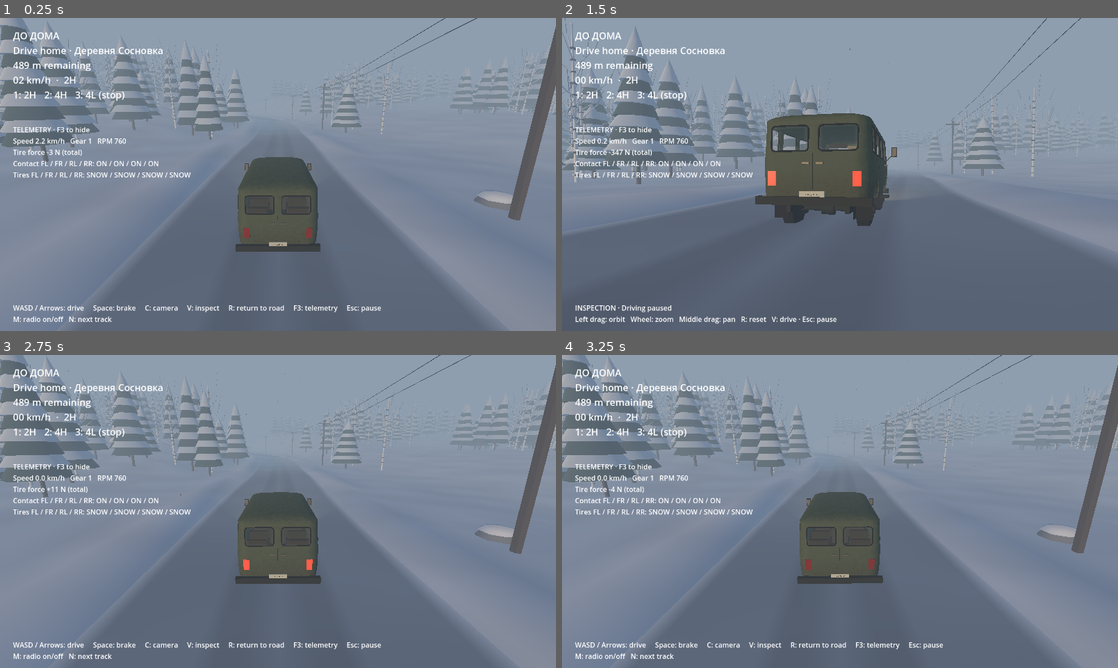
Above: before the commit, frames 1-4 (two rows, left to right).
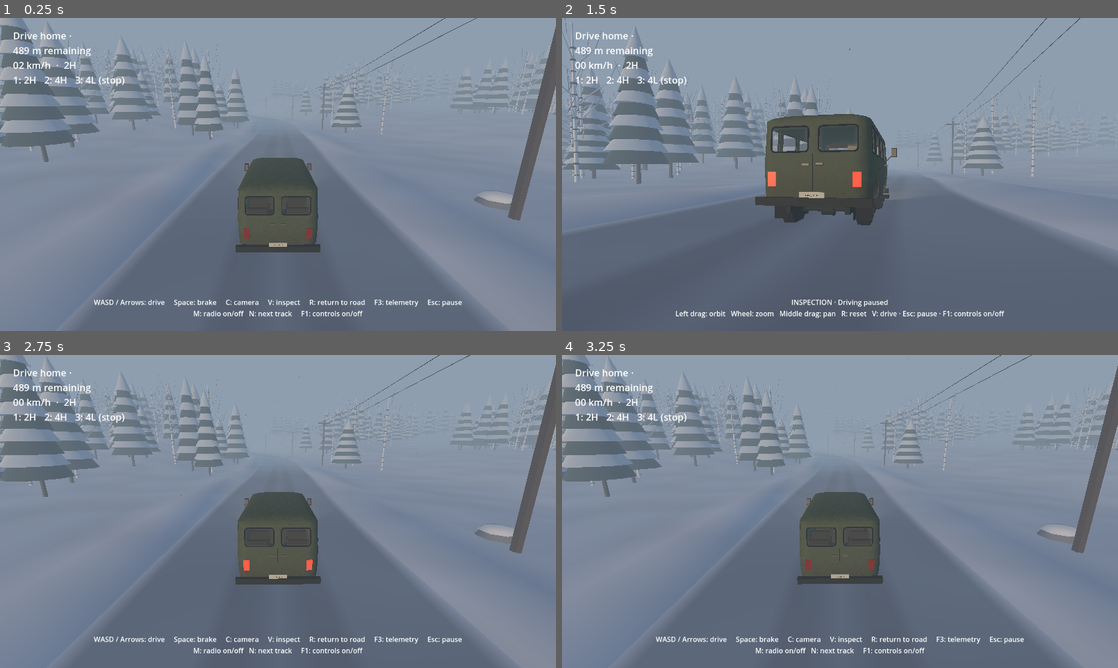
Above: after the commit, the same moments.

Repository: Faezov/uazik
Game: Godot game, scene res://scenes/main.tscn
The game is run twice, just before and just after one commit, with the same random seed, the same clock (stepped at 60 frames per second) and the same inputs. Sound files missing from this copy of the repository are replaced by a short silence.
Inputs (mouse positions are in pixels of both pictures, inside the frame that each line leads up to):
- Up to frame 1 (0.25 s): no input
- Up to frame 2 (1.5 s): tap Enter at 0.5 s; move the mouse to (962, 158) at 0.52 s; hold D 0.53-1.25 s; hold Space 0.53-1.25 s; tap V at 0.6 s; click (962, 158) at 0.67 s; drag from (728, 190) to (812, 237) at 1.27 s
- Up to frame 3 (2.75 s): tap Enter at 2 s; move the mouse to (333, 442) at 2.02 s; hold D from 2.03 s (still down); hold Space from 2.03 s (still down); tap V at 2.1 s; click (333, 442) at 2.17 s
- Up to frame 4 (3.25 s): release D at 2.75 s; release Space at 2.75 s; drag from (812, 574) to (673, 464) at 2.77 s

The runs differ from the first frame. In frame 1, 3.5% of the frame differs, in the area x 0-100%, y 0-98%; in frame 2, 4.0%, in the area x 0-94%, y 0-98%; in frame 3, 3.9%; in frame 4, 3.9%.

Commit message:
physics saved

Diff:
--- a/project.godot
+++ b/project.godot
@@ -10,7 +10,7 @@
 
 [application]
 
-config/name="До дома — The Road Home"
+config/name="The Road Home"
 run/main_scene="res://scenes/main.tscn"
 config/icon="res://icon.svg"
 config/features=PackedStringArray("4.5")
--- a/scripts/inspection_camera.gd
+++ b/scripts/inspection_camera.gd
@@ -35,7 +35,7 @@
 		safe_distance = bounds.size.length() * 0.5 + 0.25
 		reset_view()
 		make_current()
-		instructions.text = "INSPECTION · Driving paused\nLeft drag: orbit   Wheel: zoom   Middle drag: pan   R: reset   V: drive · Esc: pause"
+		instructions.text = "INSPECTION · Driving paused\nLeft drag: orbit   Wheel: zoom   Middle drag: pan   R: reset   V: drive · Esc: pause · F1: controls on/off"
 	else:
 		driving_camera.make_current()
 		instructions.text = driving_hint
@@ -52,6 +52,8 @@
 		var key: int = event.physical_keycode if event.physical_keycode else event.keycode
 		if key == KEY_V:
 			toggle()
+		elif key == KEY_F1:
+			get_parent().toggle_controls()
 		elif active:
 			if key == KEY_ESCAPE: return
 			elif key == KEY_R: reset_view()
--- a/scripts/vehicle.gd
+++ b/scripts/vehicle.gd
@@ -27,6 +27,7 @@
 var wheels: Array[VehicleWheel3D] = []
 var drive_mode := "2H"
 var wheel_visuals: Array[Node3D] = []
+var wheel_slip := PackedFloat32Array([0,0,0,0]) # Contact slip speed, m/s; F3 telemetry.
 var wheel_omega := PackedFloat64Array([0,0,0,0])
 var spin_angle := PackedFloat64Array([0,0,0,0])
 var previous_spin := PackedFloat64Array([0,0,0,0])
@@ -100,7 +101,8 @@
 	center_of_mass = Vector3(0,0.12,-0.22)
 	linear_damp_mode = RigidBody3D.DAMP_MODE_REPLACE
 	linear_damp = 0.0 # Explicit tire and aerodynamic forces below; no hidden default damping.
-	angular_damp = 0.65
+	angular_damp_mode = RigidBody3D.DAMP_MODE_REPLACE
+	angular_damp = 0.25 # Springs/dampers, rather than global drag, settle the body.
 	continuous_cd = true
 	can_sleep = false
 	rng.seed = 452
@@ -269,13 +271,12 @@
 	wheel.position = Vector3(side*0.7275,-0.22,axle)
 	wheel.wheel_radius = 0.375
 	wheel.wheel_rest_length = 0.24
-	wheel.suspension_travel = 0.18
-	wheel.suspension_stiffness = 26 # Approx. 1.6 Hz body bounce, leaf-spring tuning.
+	wheel.suspension_travel = 0.22
+	wheel.suspension_stiffness = 24 if axle<0 else 22 # Front carries more of the empty van.
 	wheel.suspension_max_force = 14000
-	wheel.damping_compression = 2.2
-	wheel.damping_relaxation = 3.0
-	wheel.wheel_roll_influence = 0.25
-	wheel.wheel_friction_slip = 0.42
+	wheel.damping_compression = 1.8
+	wheel.damping_relaxation = 2.8
+	wheel.wheel_friction_slip = 0.0 # Tire forces below; keep native suspension only.
 	wheel.use_as_traction = axle>0
 	wheel.use_as_steering = axle<0
 	add_child(wheel)
@@ -315,6 +316,7 @@
 
 func reset_wheel_motion() -> void:
 	for i in range(wheels.size()):
+		wheel_slip[i] = 0
 		wheel_omega[i] = 0
 		spin_angle[i] = 0
 		previous_spin[i] = 0
@@ -343,10 +345,12 @@
 	if change_direction and not braking:
 		gear = -1 if accelerator<0 else 1
 		shift_time = 0.3
-	throttle = move_toward(throttle,absf(accelerator) if not braking else 0.0,delta*0.85)
-	# Keep steering available when the surface cannot supply the requested cornering force.
-	var limit := minf(0.50,atan(2.3*5.0/maxf(speed*speed,1)))
-	steering = lerpf(steering,turn*limit,1-exp(-delta/(0.22+absf(speed)*0.006)))
+	var pedal := absf(accelerator) if not braking else 0.0
+	throttle = move_toward(throttle,pedal,delta*(2.5 if pedal>throttle else 5.0))
+	# Prompt pedal/rack response; mass and contact forces provide the heaviness.
+	# Leave enough steering authority to exceed grip and countersteer on snow.
+	var limit := minf(0.50,maxf(0.10,atan(2.3*8.0/maxf(speed*speed,1))))
+	steering = lerpf(steering,turn*limit,1-exp(-delta/(0.12+absf(speed)*0.003)))
 	var driven_count := 2 if drive_mode=="2H" else 4
 	var wheel_rotation := 0.0
 	var contacts := 0
@@ -391,7 +395,7 @@
 		shaft_torque -= signf(wheel_rotation)*overrun*closed_throttle*smoothstep(760,1200,coupled_rpm)*ratio*FINAL_DRIVE
 	if braking or brake_pressure>0: shaft_torque = 0
 	brake_pressure = move_toward(brake_pressure,1.0 if braking else 0.0,delta*6)
-	engine_force = -shaft_torque/(0.375*driven_count)
+	engine_force = 0
 	# Longitudinal braking is included in tire torque; native brake would apply it twice.
 	brake = 0
 	apply_central_force(-linear_velocity*linear_velocity.length()*0.5*1.225*DRAG_AREA)
@@ -402,13 +406,17 @@
 		var radius := wheel.wheel_radius
 		var normal := wheel.get_contact_normal() if wheel.is_in_contact() else global_basis.y
 		var point := wheel.get_contact_point() if wheel.is_in_contact() else wheel.global_position
-		var velocity := linear_velocity+angular_velocity.cross(point-global_position)
+		var velocity := linear_velocity+angular_velocity.cross(point-to_global(center_of_mass))
 		var forward := (-global_basis.z).rotated(global_basis.y,wheel.steering).slide(normal).normalized()
 		var rolling_speed := velocity.dot(forward)
 		var slip_speed := wheel_omega[i]*radius-rolling_speed
+		var side := forward.cross(normal)
+		var lateral_speed := velocity.dot(side)
+		wheel_slip[i] = slip_speed if wheel.is_in_contact() else 0.0
 		var cover := wheel_surfaces[i]
 		var grip := lerpf(lerpf(0.42,0.36,cover.y),0.045,cover.x)
-		grip *= lerpf(1.0,0.78,smoothstep(0.15,1.5,absf(slip_speed)))
+		var slip := Vector2(slip_speed,lateral_speed).length()/maxf(absf(rolling_speed),2.0)
+		grip *= lerpf(1.0,0.78,smoothstep(0.12,0.8,slip))
 		var load := contact_load(i)
 		var inertia := WHEEL_INERTIA
 		var torque := 0.0
@@ -418,23 +426,30 @@
 		var brake_torque := brake_pressure*mass*5.0*radius/wheels.size()
 		var brake_reaction := clampf(wheel_omega[i]*inertia/delta+torque,-brake_torque,brake_torque)
 		# Implicit rolling constraint; excess torque accelerates the tire, not the van.
-		var force := (torque-brake_reaction+(wheel_omega[i]-rolling_speed/radius)*inertia/delta)/radius
+		var share := mass*(0.275 if wheel.use_as_steering else 0.225)
+		# Include chassis acceleration in the rolling constraint, not just wheel inertia.
+		var force := (torque-brake_reaction+slip_speed*inertia/(radius*delta))/radius
+		force /= 1.0+inertia/(share*radius*radius)
 		force = clampf(force,-grip*load,grip*load)
 		wheel_omega[i] += (torque-force*radius)*delta/inertia
 		wheel_omega[i] = move_toward(wheel_omega[i],0,brake_torque*delta/inertia)
-		# Native friction weights forward impulse by 0.5. Correct its ellipse so
-		# accelerating/braking tires consume the same grip needed for cornering.
-		var utilization := absf(force)/maxf(grip*load,1.0)
-		wheel.wheel_friction_slip = grip*sqrt(1-0.75*utilization*utilization)
-		wheel.engine_force = -force
+		# Native friction can rescale drive force without updating our wheel spin.
+		# Apply both tire forces here, at the full contact lever arm for roll/pitch.
+		# A shared friction circle: drive/brake force leaves less cornering grip.
+		# Finite cornering stiffness builds slip before saturation; rear is slightly firmer.
+		var remaining := sqrt(maxf(pow(grip*load,2)-force*force,0.0))
+		var lateral := -lateral_speed*load*(5.0 if wheel.use_as_steering else 5.5)/maxf(absf(rolling_speed),2.0)
+		lateral /= sqrt(1.0+pow(lateral/maxf(remaining,1.0),2))
+		wheel.engine_force = 0
 		wheel.brake = 0
+		if wheel.is_in_contact():
+			apply_force(forward*force+side*lateral,point-global_position)
 		previous_spin[i] = spin_angle[i]
 		# Native wheel basis is mirrored; account for its handedness when adding roll.
 		spin_angle[i] -= signf(wheel.basis.determinant())*(wheel_omega[i]+wheel.get_rpm()*TAU/60)*delta
 		drive_force += force
 		if wheel.is_in_contact():
 			var resistance := lerpf(lerpf(0.035,0.30,cover.y),0.008,cover.x)*load
-			var share := mass*(0.275 if wheel.use_as_steering else 0.225)
 			# Soil compaction opposes impending motion, up to the available snow resistance.
 			var demand := velocity.slide(normal)*share/delta+forward*force+Vector3.DOWN*9.81*share
 			apply_force(-demand.slide(normal).limit_length(resistance),point-global_position)
--- a/scripts/world.gd
+++ b/scripts/world.gd
@@ -14,6 +14,8 @@
 var arrived := false
 var label: Label
 var debug_label: Label
+var instructions: Label
+var help_tween: Tween
 var mode_notice := 0.0
 var audio_settings: PanelContainer
 
@@ -80,11 +82,24 @@
 	ui.add_child(debug_label)
 	debug_label.position = Vector2(30,245)
 	debug_label.add_theme_font_size_override("font_size",16)
-	var instructions := Label.new()
+	debug_label.hide()
+	instructions = Label.new()
 	ui.add_child(instructions)
-	instructions.position = Vector2(30,655)
+	instructions.set_anchors_and_offsets_preset(Control.PRESET_BOTTOM_WIDE)
+	instructions.anchor_left = 0.025
+	instructions.anchor_right = 0.975
+	instructions.anchor_top = 0.96
+	instructions.anchor_bottom = 0.96
+	instructions.grow_vertical = Control.GROW_DIRECTION_BEGIN
+	instructions.autowrap_mode = TextServer.AUTOWRAP_WORD_SMART
+	instructions.horizontal_alignment = HORIZONTAL_ALIGNMENT_CENTER
+	instructions.mouse_filter = Control.MOUSE_FILTER_IGNORE
 	instructions.text = "WASD / Arrows: drive     Space: brake     C: camera     V: inspect     R: return to road     F3: telemetry     Esc: pause"
-	instructions.text += "\nM: radio on/off   N: next track"
+	instructions.text += "\nM: radio on/off   N: next track     F1: controls on/off"
+	help_tween = create_tween().set_pause_mode(Tween.TWEEN_PAUSE_PROCESS)
+	help_tween.tween_interval(5.0)
+	help_tween.tween_property(instructions,"modulate:a",0.0,0.6).set_trans(Tween.TRANS_SINE).set_ease(Tween.EASE_IN_OUT)
+	help_tween.tween_callback(instructions.hide)
 	inspection = preload("res://scripts/inspection_camera.gd").new()
 	inspection.name = "InspectionCamera"
 	inspection.physics_interpolation_mode = Node.PHYSICS_INTERPOLATION_MODE_OFF
@@ -95,6 +110,12 @@
 	add_child(radio)
 	move_child(ui,get_child_count()-1)
 	ui.move_child(audio_settings,ui.get_child_count()-1)
+
+func toggle_controls() -> void:
+	# Manual help stays visible until F1 is pressed again, including in inspection.
+	if help_tween: help_tween.kill()
+	instructions.visible = not instructions.visible
+	instructions.modulate.a = 1.0
 
 func make_car() -> void:
 	car = VehicleBody3D.new()
@@ -179,13 +200,16 @@
 	if car.position.y<surface_height(car.position.x,car.position.z)-12:
 		recover_car(car.position.z)
 	if car.position.z < -485 and absf(car.position.x-route(car.position.z))<22: arrived = true
-	label.text = "ДО ДОМА\n" + ("Вы дома. Вас ждали.\nYou’re home. Take a moment." if arrived else "Drive home · Деревня Сосновка\n%d m remaining" % maxi(0,int(490+car.position.z)))
+	label.text = ("You’re home. Take a moment." if arrived else "Drive home ·\n%d m remaining" % maxi(0,int(490+car.position.z)))
 	label.text += "\n%02d km/h  ·  %s\n1: 2H   2: 4H   3: 4L (stop)" % [int(car.linear_velocity.length()*3.6),car.drive_mode]
 	if mode_notice>0: label.text += "\nStop before changing low range"
 	if debug_label.visible:
+		var slip := PackedStringArray()
+		for value in car.wheel_slip: slip.append("%+.1f" % value)
 		var contact := PackedStringArray()
 		for wheel in car.wheels: contact.append("ON" if wheel.is_in_contact() else "--")
 		debug_label.text = "TELEMETRY · F3 to hide\nSpeed %.1f km/h   Gear %s   RPM %.0f\nTire force %+.0f N (total)\nContact FL / FR / RL / RR: %s" % [car.linear_velocity.length()*3.6,"R" if car.gear<0 else str(car.gear),car.engine_rpm,car.drive_force," / ".join(contact)]
+		debug_label.text += "\nSteer %+.1f°   Lateral %+.2f m/s\nWheel slip FL / FR / RL / RR (m/s): %s" % [rad_to_deg(car.steering),car.linear_velocity.dot(car.global_basis.x)," / ".join(slip)]
 		var surfaces := PackedStringArray()
 		for cover: Vector2 in car.wheel_surfaces: surfaces.append("ICE" if cover.x>0.5 else ("DEEP" if cover.y>0.5 else "SNOW"))
 		debug_label.text += "\nTires FL / FR / RL / RR: %s" % " / ".join(surfaces)
